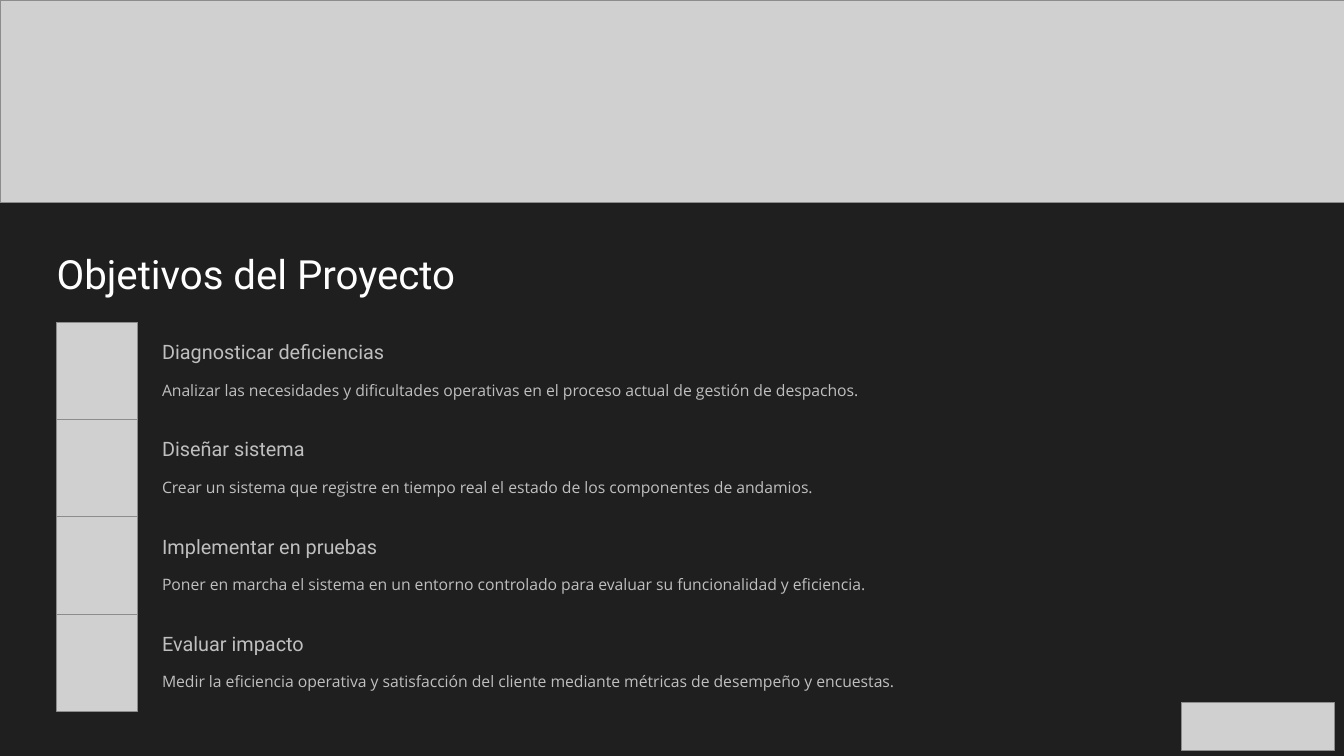
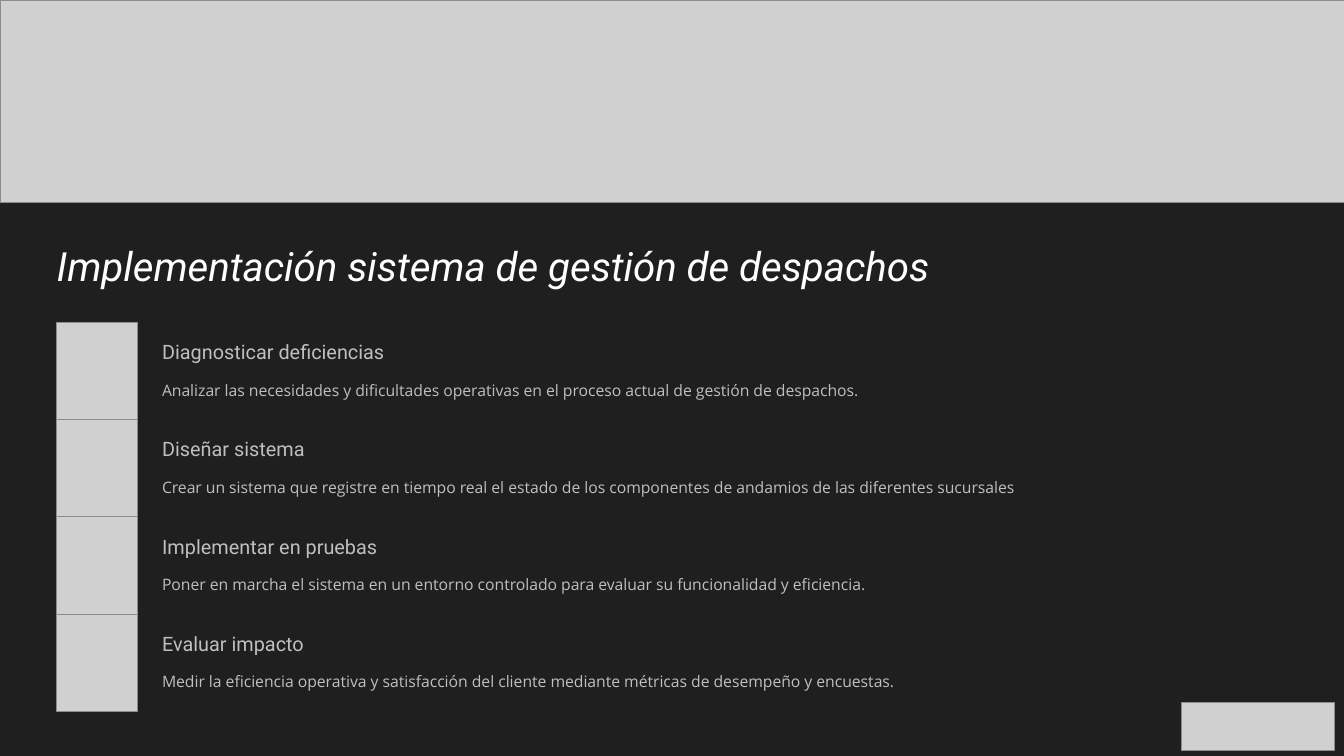
Before and after one commit to MikeBrevis/IACC_Examen_Final, a slide deck: slide 3 of MichelBrevis-Presentación examen final.pptx. Drawn at 1344x756 pixels with LibreOffice and Linux fonts; fonts in the diff are those of the drawing; grey boxes stand for pictures; background and template pictures are left out. Boxes give left, top, right and bottom in pixels: in the first picture for what was removed or moved away, otherwise in the second. Text is boxed around its words. In the diff, an @@ line names an element or a change of style, - is before the commit and + after.

```diff
--- a/MichelBrevis-Presentación examen final.pptx
+++ b/MichelBrevis-Presentación examen final.pptx
@@ text at (x1=57, y1=250, x2=929, y2=290): text changed; italic on @@
-Objetivos del Proyecto
+Implementación sistema de gestión de despachos
@@ text at (x1=162, y1=481, x2=1014, y2=497): text changed @@
-Crear un sistema que registre en tiempo real el estado de los componentes de andamios.
+Crear un sistema que registre en tiempo real el estado de los componentes de andamios de las diferentes sucursales
```
Also in this commit, not shown: 3 other slides changed, 2 slides added, 4 slides removed.
